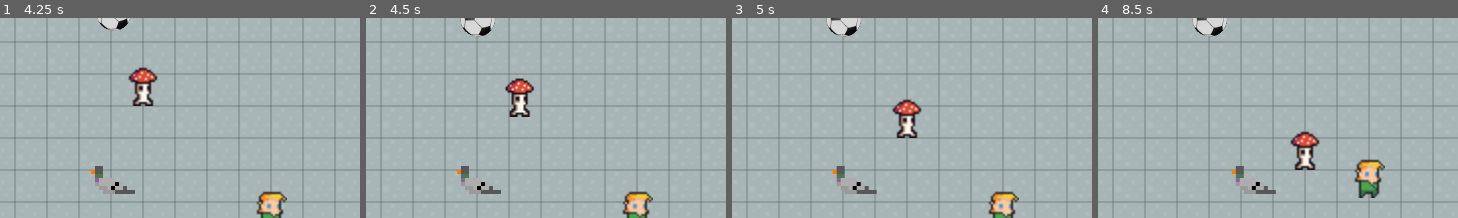
Above: before the commit, frames 1-4 (left to right).
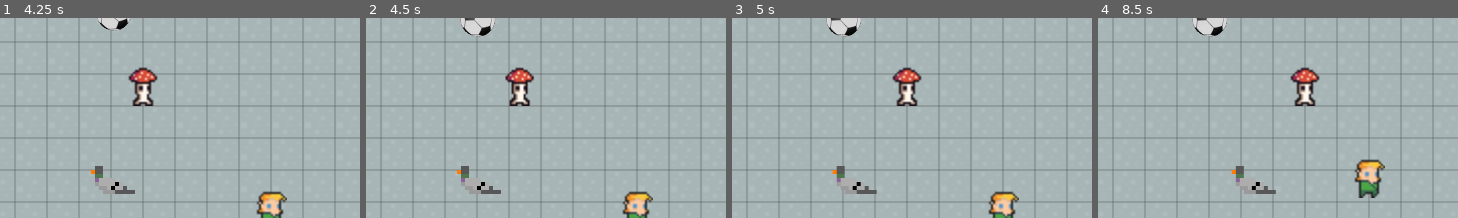
Above: after the commit, the same moments.

Repository: timruffles/7drl2021
Game: Godot game, scene res://scripts/KickProto.tscn
The game is run twice, just before and just after one commit, with the same random seed, the same clock (stepped at 60 frames per second) and the same inputs. This scene is started directly instead of the project's main scene.
Inputs (mouse positions are % of the whole screen's width and height, from its top left):
- Up to frame 1 (4.25 s): tap Enter at 0.5 s; drag from (71, 82) to (60, 28) at 0.52 s; drag from (30, 55) to (45, 70) at 1.27 s; click "Kick!" at 2 s; move the mouse to (60, 28) at 2.77 s; hold Right (ui_right) 2.78-3.5 s; drag from (45, 70) to (20, 35) at 3.52 s
- Up to frame 2 (4.5 s): move the mouse to (80, 65) at 4.27 s; hold Left (ui_left) from 4.28 s (still down)
- Up to frame 3 (5 s): keep holding Left (ui_left)
- Up to frame 4 (8.5 s): release Left (ui_left) at 5 s; drag from (20, 35) to (35, 25) at 5.02 s; tap Space at 5.75, 7.25 s; move the mouse to (55, 50) at 5.77 s; hold Down (ui_down) 5.78-6.5 s; click (55, 50) at 5.92 s; tap Enter at 6.5 s; drag from (35, 25) to (30, 55) at 6.52 s; move the mouse to (72, 45) at 7.27 s; hold Up (ui_up) 7.28-8 s; drag from (30, 55) to (45, 70) at 8.02 s
The pictures show only the part of the screen within x 33-83%, y 34-84%; the shares and areas given below are measured in that part.

Frame 1 is identical in both runs. In frame 2, 1.4% of the frame differs, in the area x 38-47%, y 24-50%; in frame 3, 2.0%; in frame 4, 2.2%, in the area x 53-62%, y 24-76%.

Commit message:
fix astar, squarewise

Diff:
--- a/scripts/Rules.gd
+++ b/scripts/Rules.gd
@@ -189,6 +189,12 @@
 	player.hp -= 1
 
 
+var squarewise_deltas = [
+	[0,-1],
+	[1,0],
+	[0,1],
+	[-1,0]
+]
 
 func _generate_astar():
 	astar = AStar2D.new()
@@ -206,16 +212,15 @@
 	for x in range(width):
 		for y in range(height):
 			var id = _xy_to_astar_id(x,y)
-			for dx in range(-1, 2):
+			# squarewise
+			for d in squarewise_deltas:
+				var dx = d[0]
+				var dy = d[1]
 				if x + dx < 0 or x + dx >= width:
 					continue
-				for dy in range(-1, 2):
-					if y + dy < 0 or y + dy >= height:
-						continue
-					if dx == 0 and dy == 0:
-						continue
-					astar.connect_points(id, _xy_to_astar_id(x + dx, y + dy))
-
+				if y + dy < 0 or y + dy >= height:
+					continue
+				astar.connect_points(id, _xy_to_astar_id(x + dx, y + dy))
 
 
 func _sort_by_second_pair_el(pair_a, pair_b):
